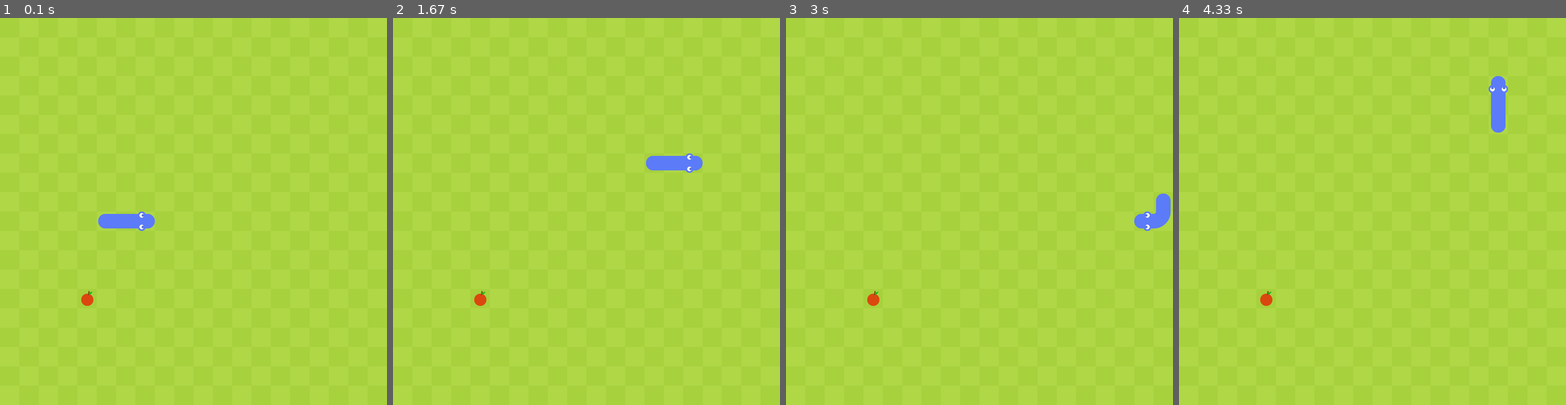
Above: before the commit, frames 1-4 (left to right).
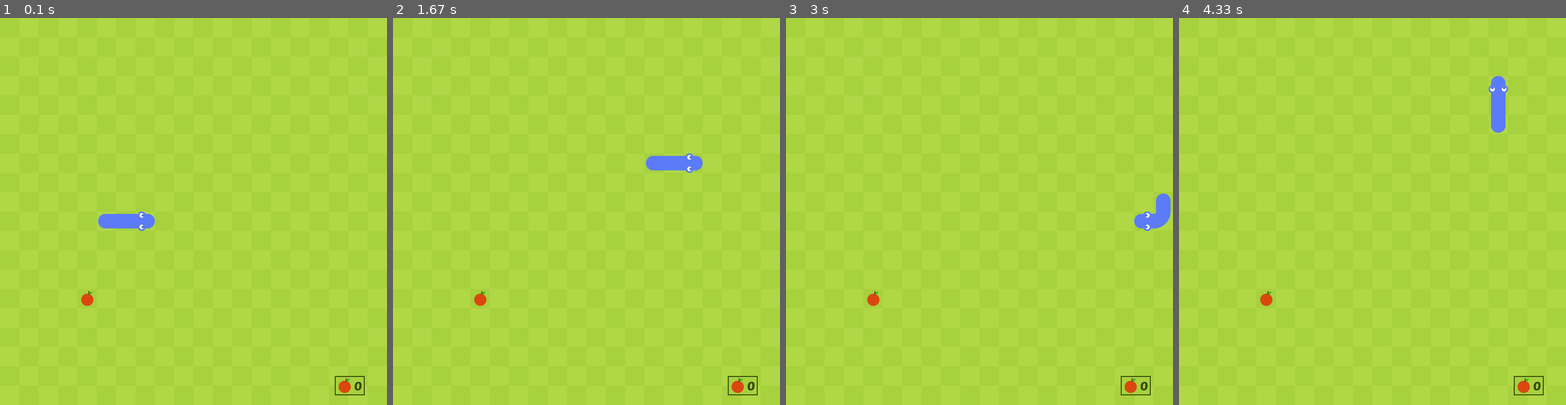
Above: after the commit, the same moments.

Repository: jeanboy44/pygame-snake
Game: pygame game, started from src/app.py
Same seed, same stepped clock (60 frames per second), same inputs: the game is played once before the commit and once after it.
Inputs:
- Up to frame 1 (0.1 s): no input
- Up to frame 2 (1.67 s): hold Right 0.33-0.8 s; hold Up 0.83-1.3 s; hold Right from 1.33 s (still down)
- Up to frame 3 (3 s): release Right at 1.8 s; hold Down 2.4-2.7 s; hold Left from 2.73 s (still down)
- Up to frame 4 (4.33 s): release Left at 3.13 s; hold Up 3.17-3.53 s; hold Down from 4.23 s (still down)

The runs differ from the first frame. In frame 1, 0.2% of the frame differs, in the area x 86-95%, y 92-98%; in frame 2, 0.2%; in frame 3, 0.2%; in frame 4, 0.2%.

Commit message:
add function to draw score

Diff:
--- a/src/app.py
+++ b/src/app.py
@@ -171,6 +171,7 @@
         self.draw_grass()
         self.fruit.draw_fruit()
         self.snake.draw_snake()
+        self.draw_score()
 
     def check_collision(self):
         """check if the snake eats fruit"""
@@ -215,6 +216,26 @@
                         )
                         pygame.draw.rect(screen, grass_color, grass_rect)
 
+    def draw_score(self):
+        """draw score"""
+        score_text = str(len(self.snake.body) - 3)
+        score_surface = game_font.render(score_text, True, (56, 74, 12))
+        score_x = cell_size * cell_number - 60
+        score_y = cell_size * cell_number - 40
+        score_rect = score_surface.get_rect(center=(score_x, score_y))
+        apple_rect = apple.get_rect(midright=(score_rect.left, score_rect.centery))
+        bg_rect = pygame.Rect(
+            apple_rect.left,
+            apple_rect.top,
+            apple_rect.width + score_rect.width + 6,
+            apple_rect.height,
+        )
+
+        pygame.draw.rect(screen, (167, 209, 61), bg_rect)
+        screen.blit(score_surface, score_rect)
+        screen.blit(apple, apple_rect)
+        pygame.draw.rect(screen, (56, 74, 12), bg_rect, 2)
+
 
 pygame.init()
 cell_size = 40
@@ -222,6 +243,7 @@
 screen = pygame.display.set_mode((cell_number * cell_size, cell_number * cell_size))
 clock = pygame.time.Clock()
 apple = pygame.image.load("resources/apple.png").convert_alpha()
+game_font = pygame.font.Font("resources/PoetsenOne-Regular.ttf", 25)
 
 main_game = Main()
 
Binary file added: resources/PoetsenOne-Regular.ttf
